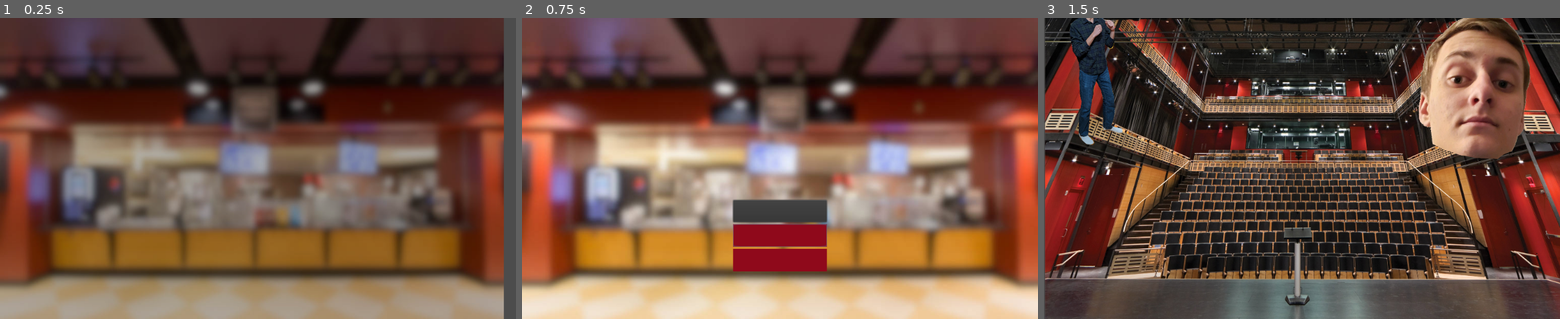
Above: before the commit, frames 1-3 (left to right).
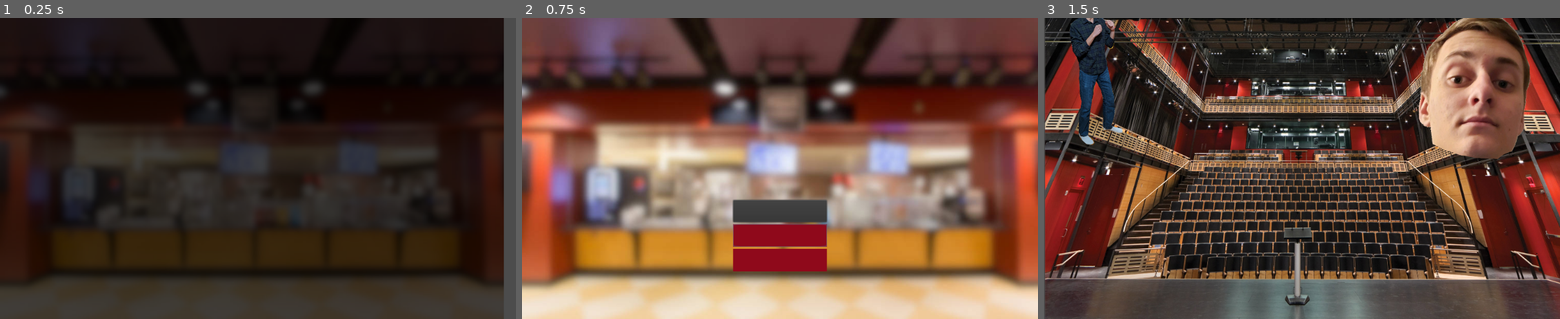
Above: after the commit, the same moments.

Repository: Apexal/wrathskeller
Game: Godot game, scene res://src/scenes/title_scroll/TitleScroll.tscn
Same seed, same stepped clock (60 frames per second), same inputs: the game is played once before the commit and once after it.
Inputs (mouse positions are in pixels of both pictures, inside the frame that each line leads up to):
- Up to frame 1 (0.25 s): no input
- Up to frame 2 (0.75 s): tap Enter at 0.5 s; move the mouse to (893, 153) at 0.52 s
- Up to frame 3 (1.5 s): click "Training" at 1.25 s

The runs differ from the first frame. In frame 1, 91% of the frame differs, in the area x 0-98%, y 0-100%; in frame 2, nothing differs; in frame 3, nothing differs.

Commit message:
Title Scroll Updates
Fade in and fade out fully working now, goes to the next scene successfully. Also added some text to the story.

Diff:
--- a/src/scenes/title_scroll/TitleScroll.gd
+++ b/src/scenes/title_scroll/TitleScroll.gd
@@ -4,6 +4,7 @@
 
 onready var label = $Text
 onready var animation = $AnimationPlayer
+onready var check = false
 
 func _change_scene():
 	# TODO: determine how to fade to black before changing
@@ -19,10 +20,14 @@
 
 	# If label is off screen, it is done
 	print(label.margin_bottom)
-	if label.margin_bottom < 27000:
-		# add bool var to work this section
-		animation.play_backwards("Fade in")
-		print("hi :)")
+
+	if label.margin_bottom < 29700:
+		check = true
+
+	if check:
+		animation.play("Fade out")
+		yield(get_tree().create_timer(3.0),"timeout")
+		_change_scene()
 
 func _input(event):
 	"""If there is any input, end the scroll and go to the next scene."""
--- a/src/scenes/title_scroll/TitleScroll.tscn
+++ b/src/scenes/title_scroll/TitleScroll.tscn
@@ -75,6 +75,8 @@
 }
 
 [node name="TextureRect" type="TextureRect" parent="."]
+modulate = Color( 0.372549, 0.372549, 0.372549, 1 )
+light_mask = 0
 margin_right = 1000.0
 margin_bottom = 667.0
 texture = ExtResource( 2 )
@@ -99,8 +101,9 @@
 
 However, she will not depart without first enacting her last mandate upon her subjects...
 
-Her Majesty Shirley has summoned you to fight in a last grand tournament called in her honor
-*FREE TUITION* is the promised prize.
+Her Majesty Shirley has summoned YOU  to fight in a LAST GRAND TOURNAMENT called in her honor hosted at good old Wrathskeller!
+
+FREE TUITION is the promised prize...
 
 Will you rise to the occasion?"
 align = 1
